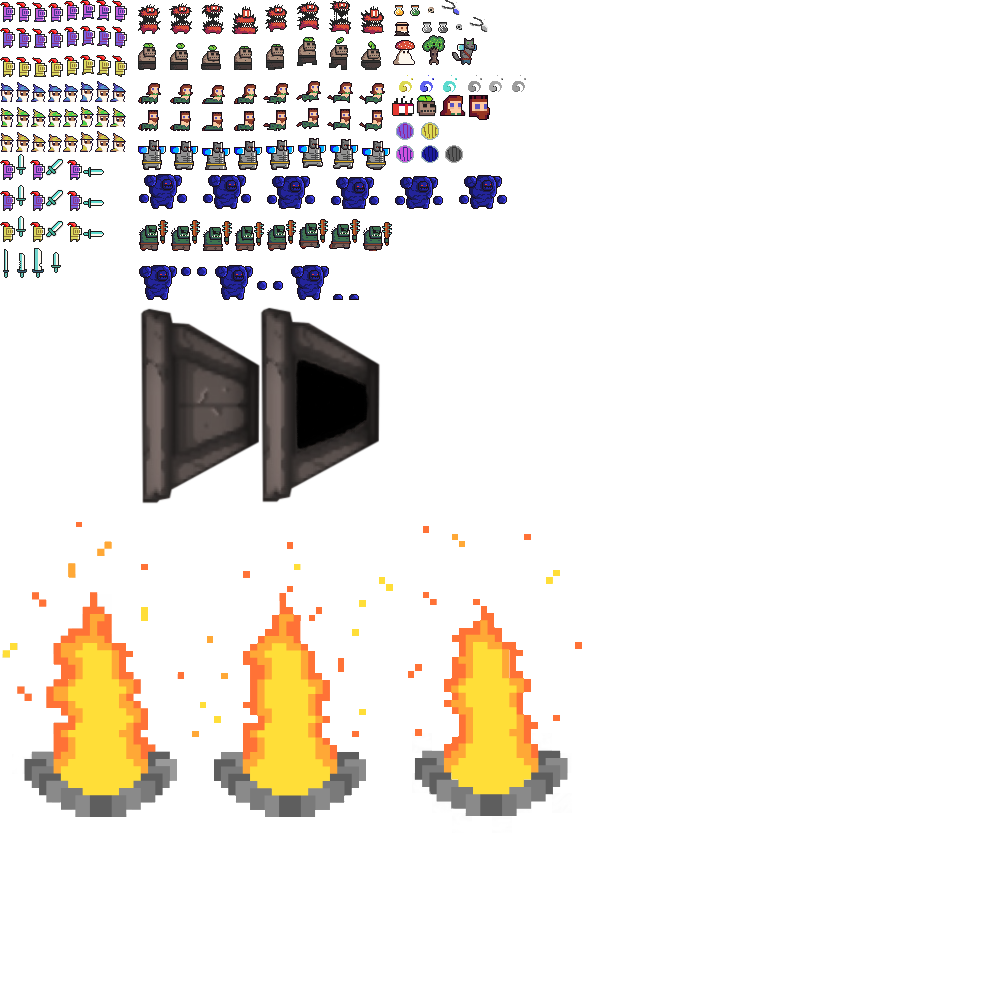
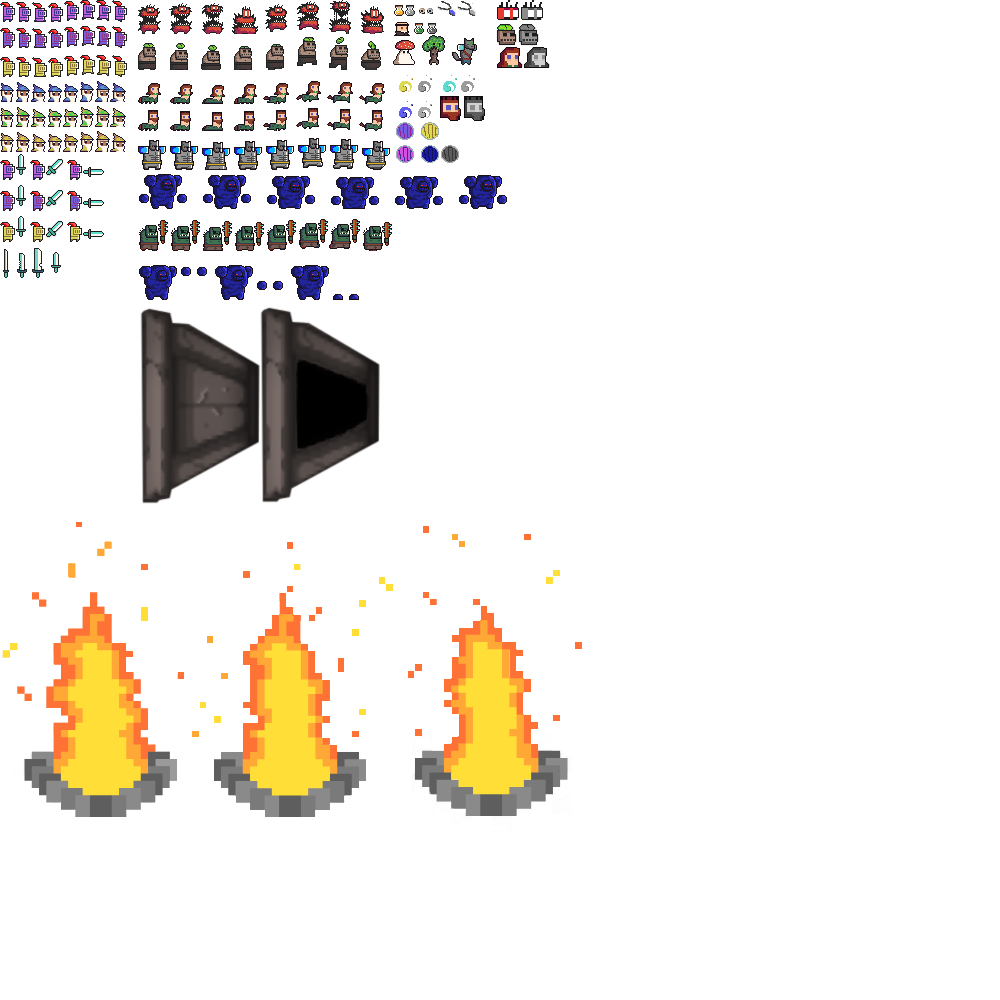
Layers edited between the first and the second 1000px x 1000px image:
painted on "Background" over [392, 0, 550, 163]
